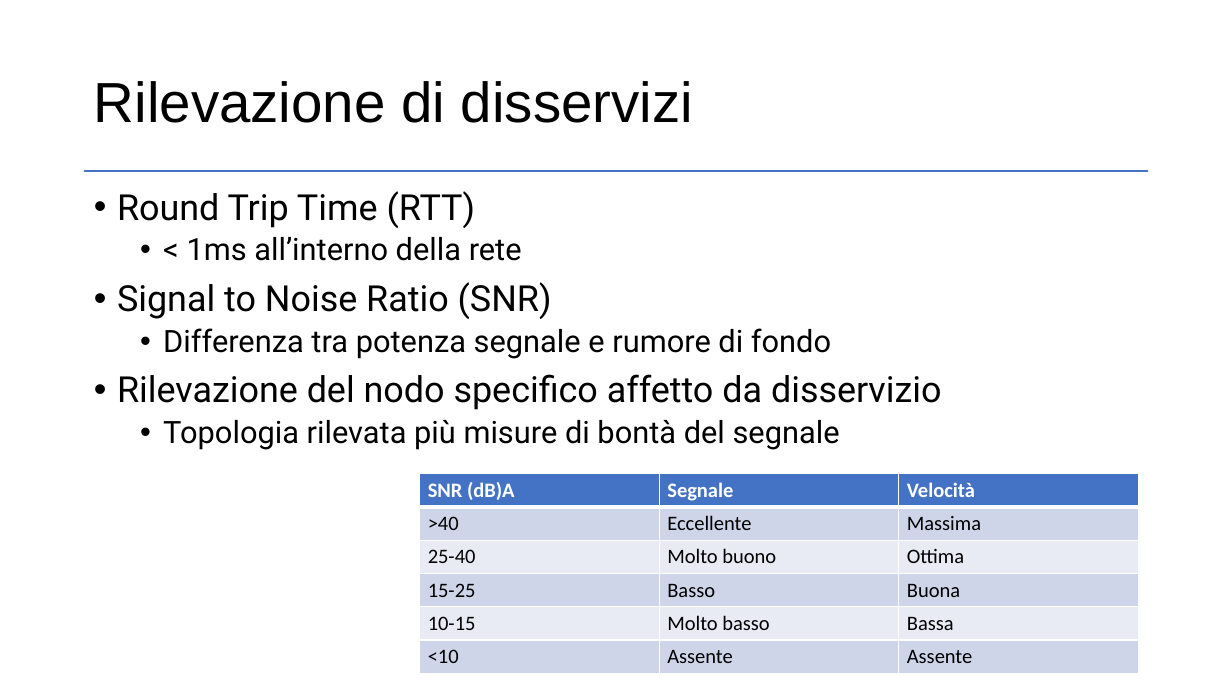
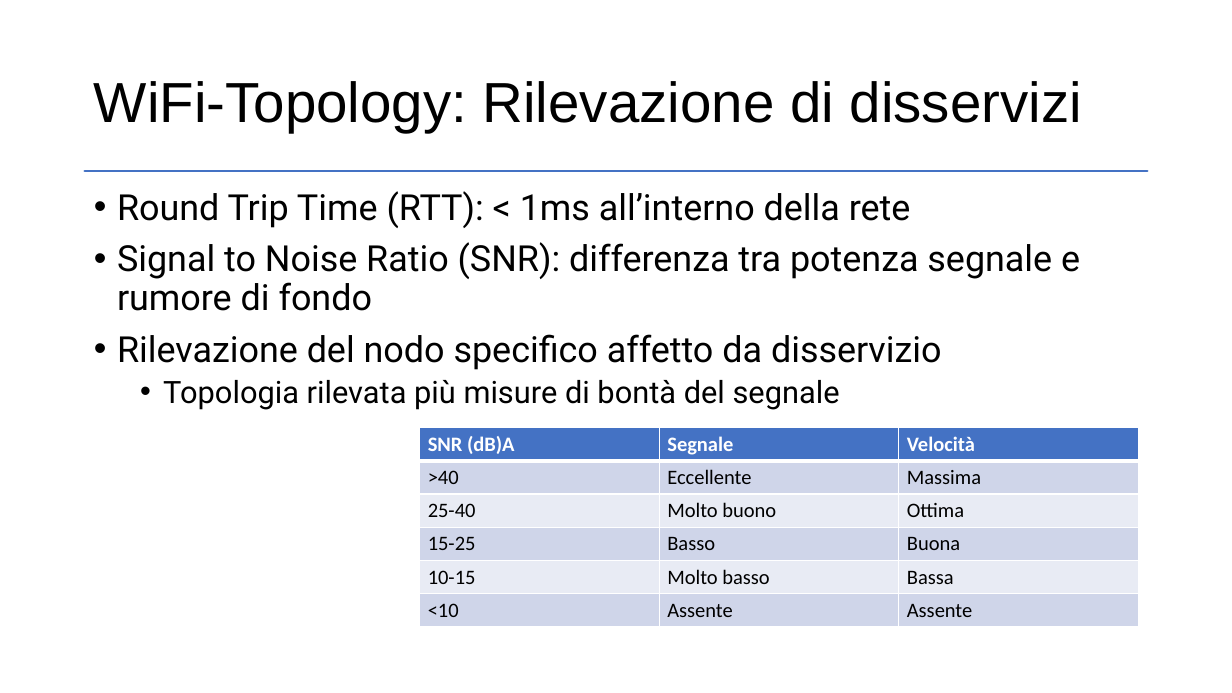
Before and after one commit to dcasenove/Tesi, a slide deck: slide 8 of Presentazione.pptx (slide 9 before the commit). Drawn at 1232x693 pixels with LibreOffice and Linux fonts; fonts in the diff are those of the drawing. Boxes give left, top, right and bottom in pixels: in the first picture for what was removed or moved away, otherwise in the second. Text is boxed around its words. In the diff, an @@ line names an element or a change of style, - is before the commit and + after.

```diff
--- a/Presentazione.pptx
+++ b/Presentazione.pptx
@@ title at <box>94,81,1082,132</box>: text changed @@
-Rilevazione di disservizi
+WiFi-Topology: Rilevazione di disservizi
@@ text at <box>117,191,1080,311</box>: text changed; size 24 to 28 pt @@
-• Round Trip Time (RTT)
-  • < 1ms all’interno della rete
-• Signal to Noise Ratio (SNR)
-  • Differenza tra potenza segnale e rumore di fondo
+• Round Trip Time (RTT): < 1ms all’interno della rete
+• Signal to Noise Ratio (SNR): differenza tra potenza segnale e rumore di fondo
@@ table: place and size @@
-table at <box>420,474,1138,671</box>
+table at <box>420,428,1138,625</box>
```
Also in this commit, not shown: 14 other slides changed, 1 slide added, 1 other file.
